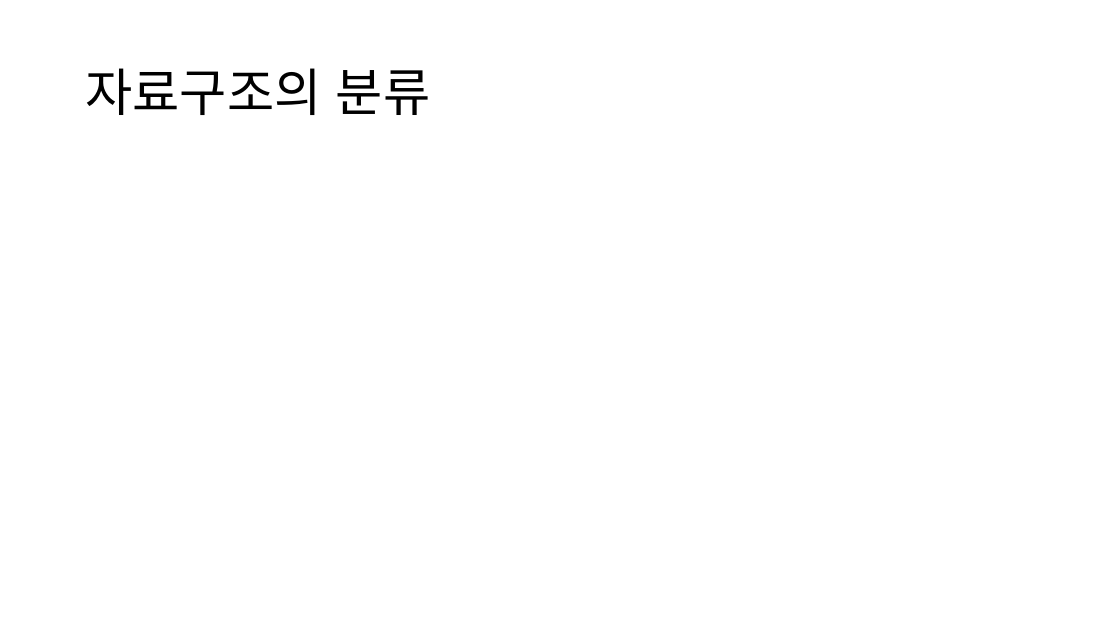
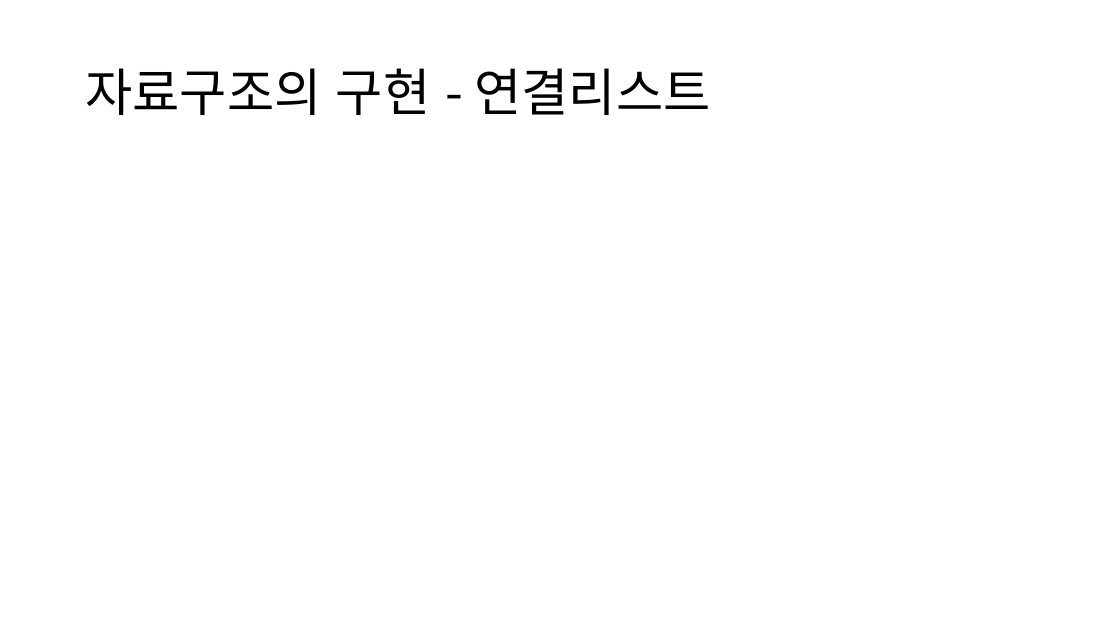
Before and after one commit to jjeong723/Study_note, a slide deck: slide 18 of 1st_study.pptx (slide 15 before the commit). Drawn at 1120x630 pixels with LibreOffice and Linux fonts; fonts in the diff are those of the drawing. Boxes give left, top, right and bottom in pixels: in the first picture for what was removed or moved away, otherwise in the second. Text is boxed around its words. In the diff, an @@ line names an element or a change of style, - is before the commit and + after.

Commit message:
1st_study 자료 업로드_v01

```diff
--- a/1st_study.pptx
+++ b/1st_study.pptx
@@ title at bbox=[85, 68, 710, 115]: text changed @@
-자료구조의 분류
+자료구조의 구현 - 연결리스트
```
Also in this commit, not shown: 3 slides added.
